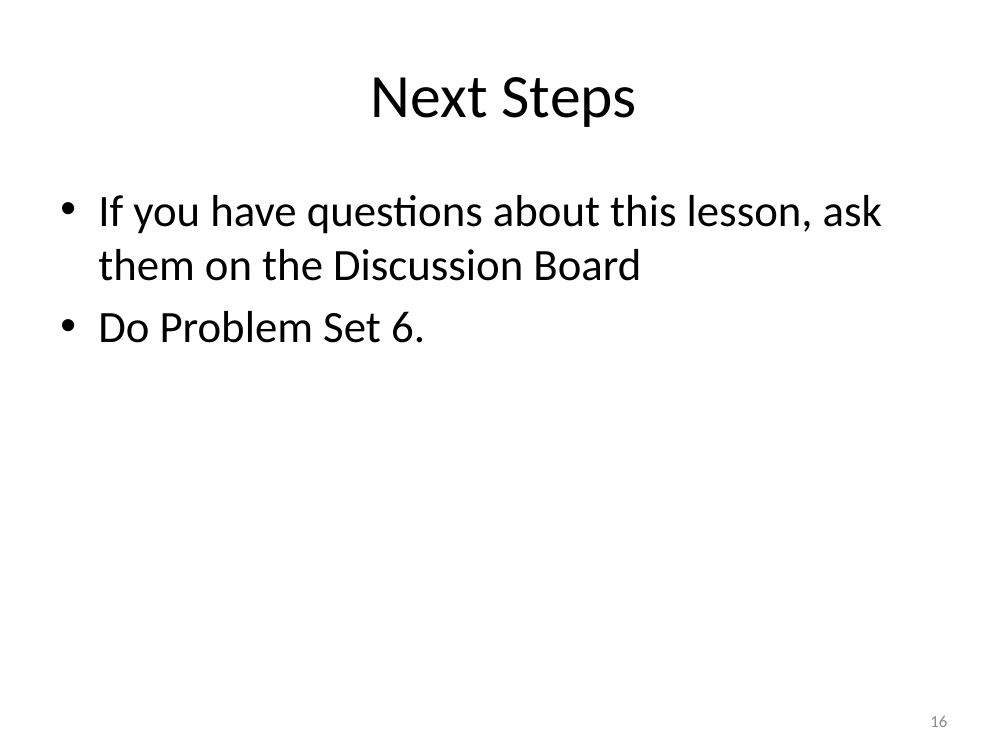
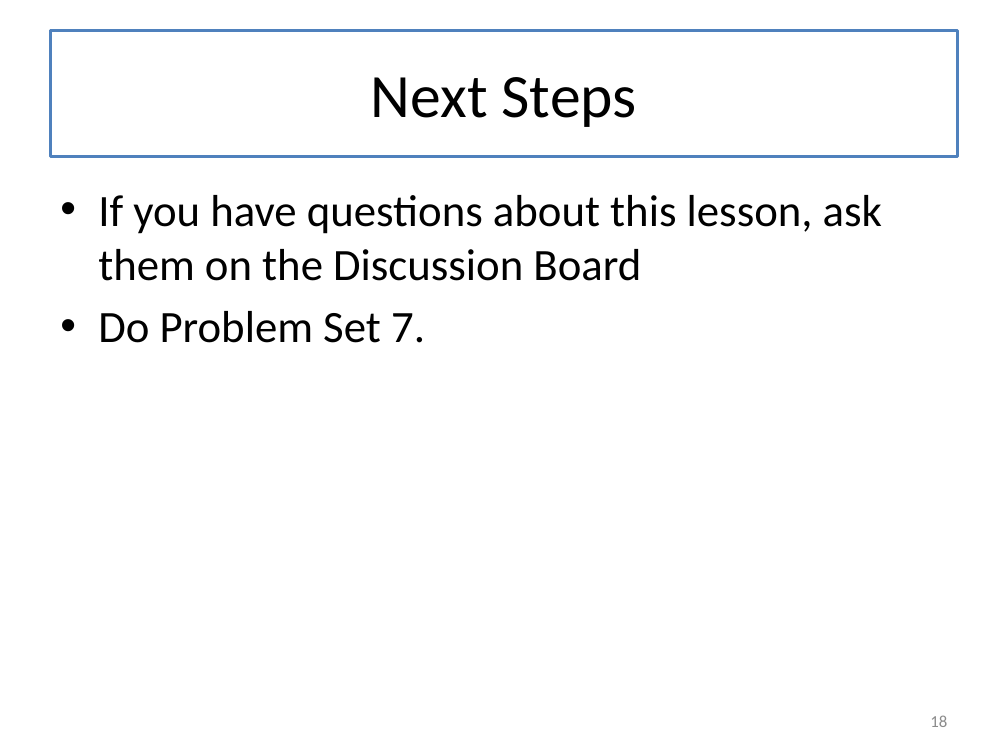
Before and after one commit to mwand/cs5010f16, a slide deck: slide 18 of Slides/Lesson 7.6 Context Arguments and Performance.pptx (slide 16 before the commit). Drawn at 1008x756 pixels with LibreOffice and Linux fonts; fonts in the diff are those of the drawing. Boxes give left, top, right and bottom in pixels: in the first picture for what was removed or moved away, otherwise in the second. Text is boxed around its words. In the diff, an @@ line names an element or a change of style, - is before the commit and + after.

```diff
--- a/Slides/Lesson 7.6 Context Arguments and Performance.pptx
+++ b/Slides/Lesson 7.6 Context Arguments and Performance.pptx
@@ title "Next Steps": place and size @@
-title "Next Steps" at [371,77,637,127]
+title "Next Steps" at [50,30,958,156]
@@ title "Next Steps" at [50,30,958,156]: fill none to #FFFFFF; outline none to #4F81BD 2.25 pt @@
@@ text at [98,311,425,343]: text changed @@
-• Do Problem Set 6.
+• Do Problem Set 7.
@@ page number at [930,715,947,727]: text changed @@
-16
+18
```
Also in this commit, not shown: 15 other slides changed, 2 slides added, 29 other files.
